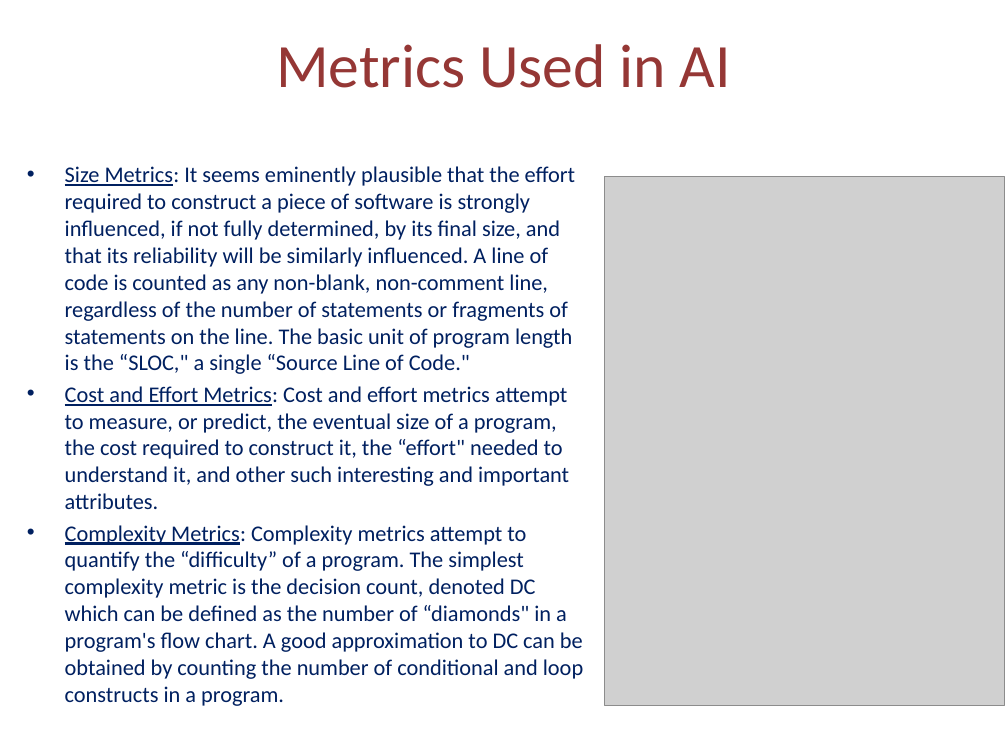
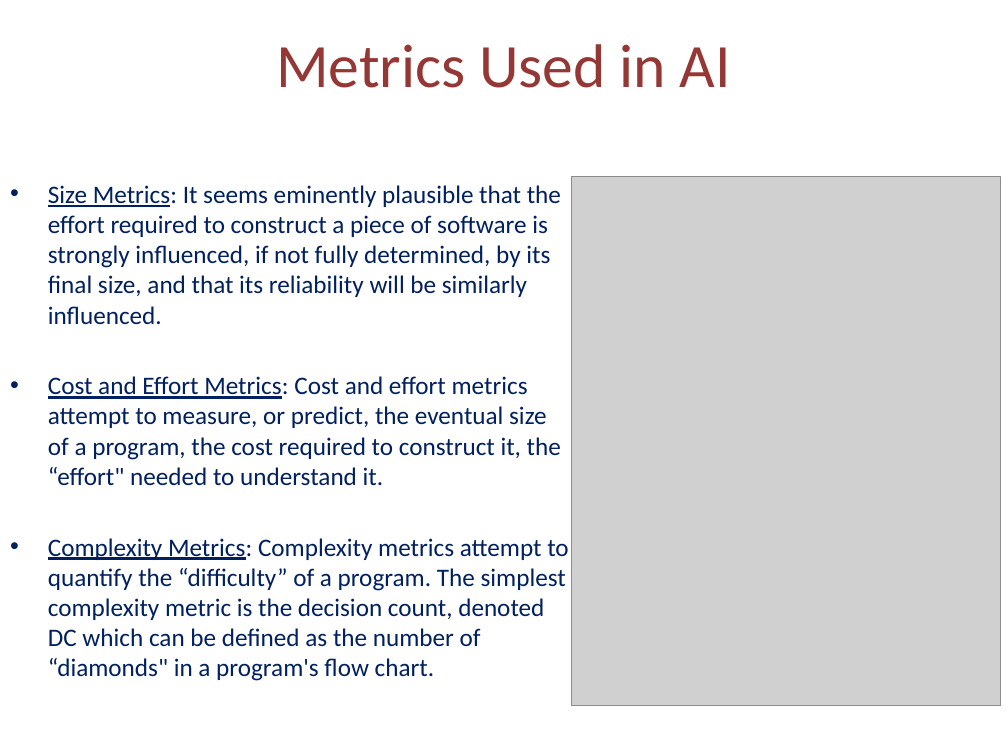
Before and after one commit to shahdk/SchoolBud, a slide deck: slide 9 of Documents/DomainTrackPPT.pptx. Drawn at 1008x756 pixels with LibreOffice and Linux fonts; fonts in the diff are those of the drawing; grey boxes stand for pictures. Boxes give left, top, right and bottom in pixels: in the first picture for what was removed or moved away, otherwise in the second. Text is boxed around its words. In the diff, an @@ line names an element or a change of style, - is before the commit and + after.

```diff
--- a/Documents/DomainTrackPPT.pptx
+++ b/Documents/DomainTrackPPT.pptx
@@ picture: place and size @@
-picture at box(605, 176, 1004, 706)
+picture at box(572, 176, 1001, 706)
@@ text at box(48, 185, 568, 681): text changed; size 16 to 18 pt @@
-• Size Metrics: It seems eminently plausible that the effort required to construct a piece of software is strongly influenced, if not fully determined, by its final size, and that its reliability will be similarly influenced. A line of code is counted as any non-blank, non-comment line, regardless of the number of statements or fragments of statements on the line. The basic unit of program length is the “SLOC," a single “Source Line of Code."
-• Cost and Effort Metrics: Cost and effort metrics attempt to measure, or predict, the eventual size of a program, the cost required to construct it, the “effort" needed to understand it, and other such interesting and important attributes.
-• Complexity Metrics: Complexity metrics attempt to quantify the “difficulty” of a program. The simplest complexity metric is the decision count, denoted DC which can be defined as the number of “diamonds" in a program's flow chart. A good approximation to DC can be obtained by counting the number of conditional and loop constructs in a program.
+• Size Metrics: It seems eminently plausible that the effort required to construct a piece of software is strongly influenced, if not fully determined, by its final size, and that its reliability will be similarly influenced.
+• Cost and Effort Metrics: Cost and effort metrics attempt to measure, or predict, the eventual size of a program, the cost required to construct it, the “effort" needed to understand it.
+• Complexity Metrics: Complexity metrics attempt to quantify the “difficulty” of a program. The simplest complexity metric is the decision count, denoted DC which can be defined as the number of “diamonds" in a program's flow chart.
```
Also in this commit, not shown: 8 other slides changed.
